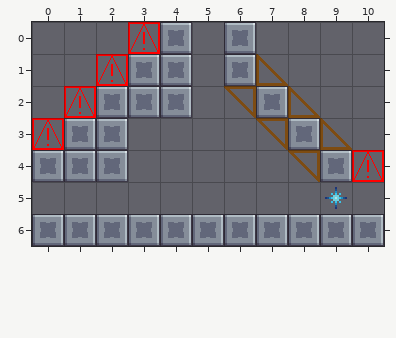
Tiled map (JSON), stored at Assets/Level_Editor/TileMap/Room_31.tmj. The picture above was drawn from the file before the commit.
Cells are 32x32 px. Shown: x 0..10, y 0..6.
Now the later version:
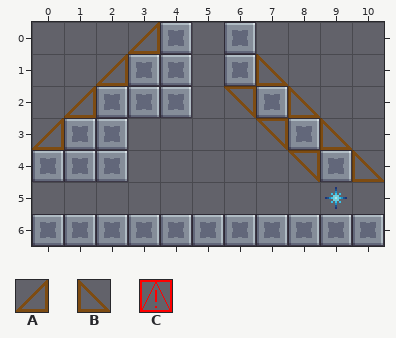
Key: from "tileSet": A 106, B 107, C 108.
_ is an empty cell.
Tiles replaced or removed in this view: C.
Edits made:
Changed rows in their new state; . is an unchanged cell.
Layer "Blocks":
first column x 0:
0 ...A.......
1 ..A........
2 .A.........
3 A..........
4 ..........B
Where, in picture pixels (left, top, right, bottom), the same in both pictures:
changed: (32, 22, 160, 150)
changed: (352, 150, 384, 182)
